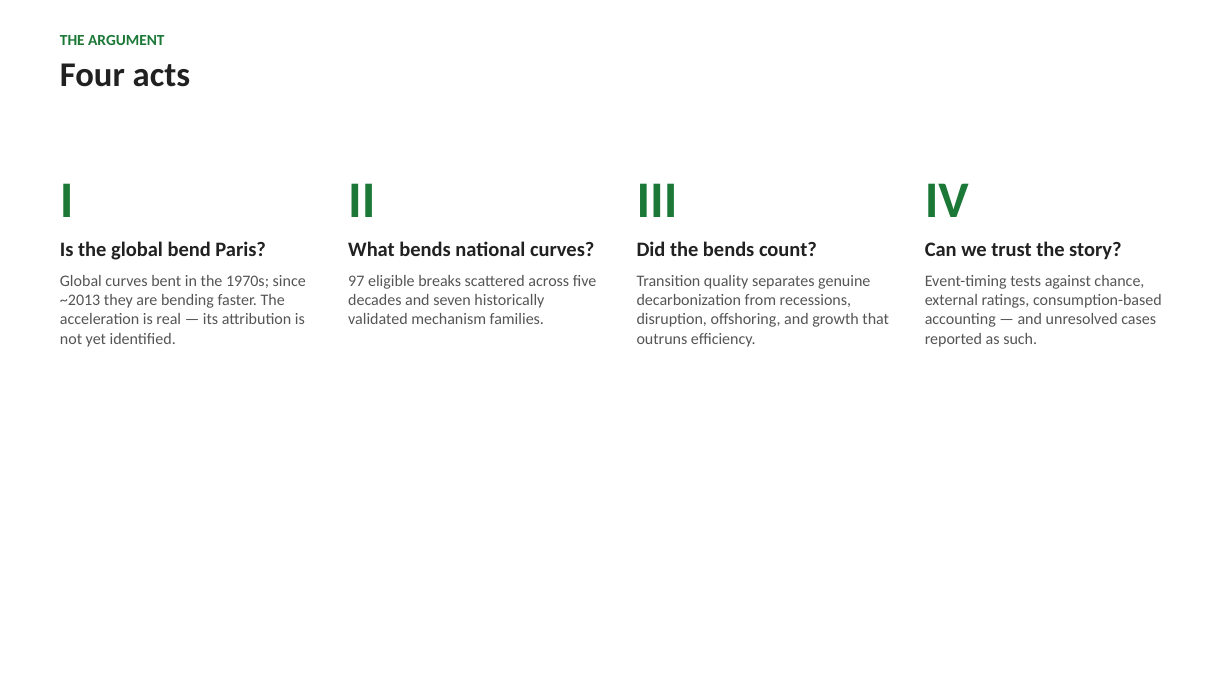
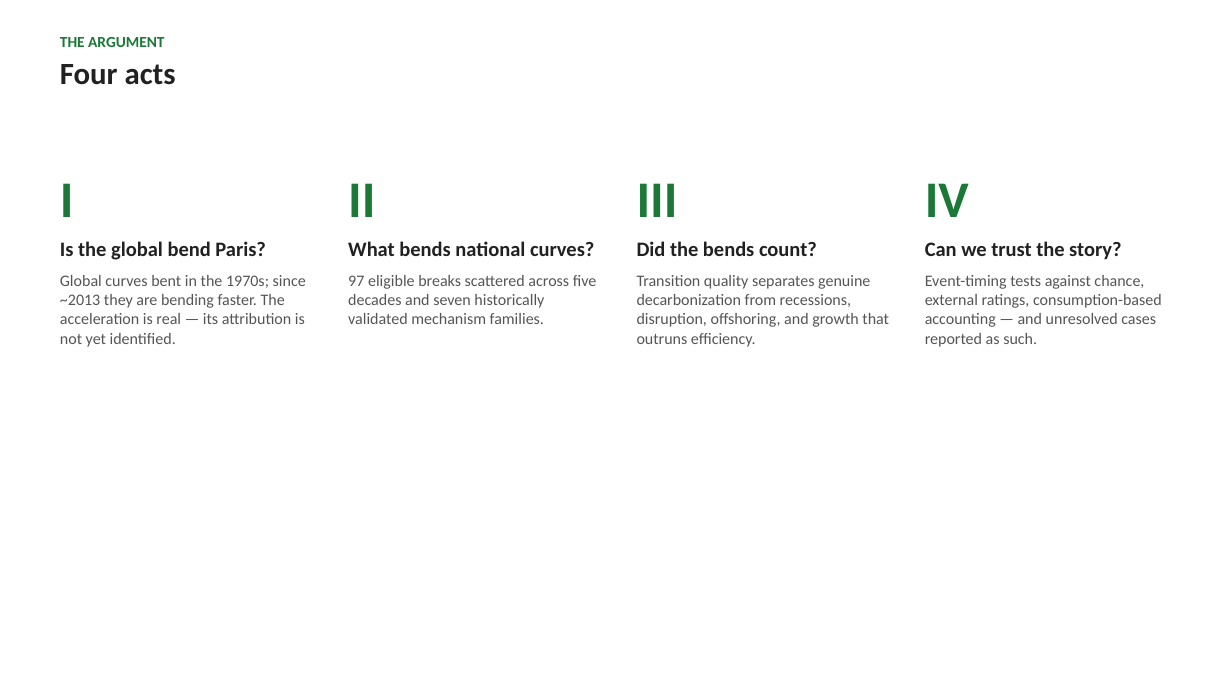
Before and after one commit to cwejnert/HDI-Happiness, a slide deck: slide 5 of carbon_breakpoints_takeaway_figures/what_bends_the_curve_final.pptx. Drawn at 1232x693 pixels with LibreOffice and Linux fonts; fonts in the diff are those of the drawing. Boxes give left, top, right and bottom in pixels: in the first picture for what was removed or moved away, otherwise in the second. Text is boxed around its words. In the diff, an @@ line names an element or a change of style, - is before the commit and + after.

```diff
--- a/carbon_breakpoints_takeaway_figures/what_bends_the_curve_final.pptx
+++ b/carbon_breakpoints_takeaway_figures/what_bends_the_curve_final.pptx
@@ text at [60, 64, 176, 85]: size 27 to 24 pt in "Four acts" @@
```
Also in this commit, not shown: 15 other slides changed, 5 slides added, 5 slides removed, 2 other files.
